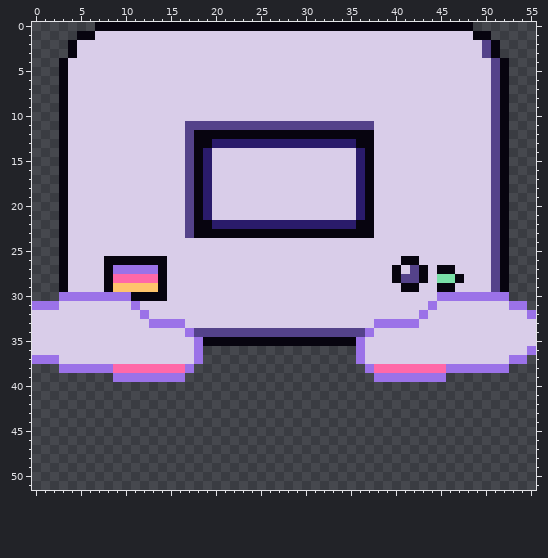
Pixel-art file: art/office/sky-crt.aseprite. That is the earlier state.
56x52 pixels, 1 frame.
Once edited:
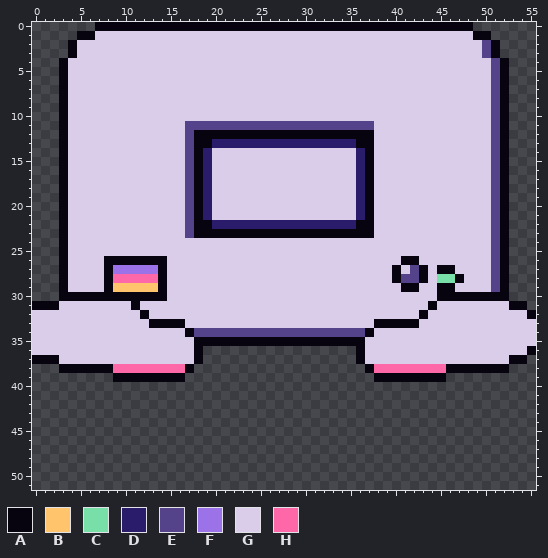
Palette (. is transparent): A #07040f  B #ffc46c  C #79dfa8  D #2a1b6b  E #54428a  F #9b72e8  G #d9cde9  H #ff68a8
The exact change:
Layer "clouds":
Colour F gives way to colour A in row 30 at x 3 to 10 and 45 to 52; in row 31 at x 0 to 2, 11, 44 and 53 to 54; in row 32 at x 12, 43 and 55; in row 33 at x 13 to 16 and 38 to 42; in row 34 at x 17 and 37; in row 35 at x 18 and 36.
Colour F gives way to colour A in row 36 at x 18, 36 and 55; in row 37 at x 0 to 2, 18, 36 and 53 to 54; in row 38 at x 3 to 8, 17, 37 and 46 to 52; in row 39 at x 9 to 16 and 38 to 45.
Pixel boxes of the changes (left, top, right, bottom) in both pictures:
changed: (32, 292, 203, 382)
changed: (356, 292, 536, 382)
